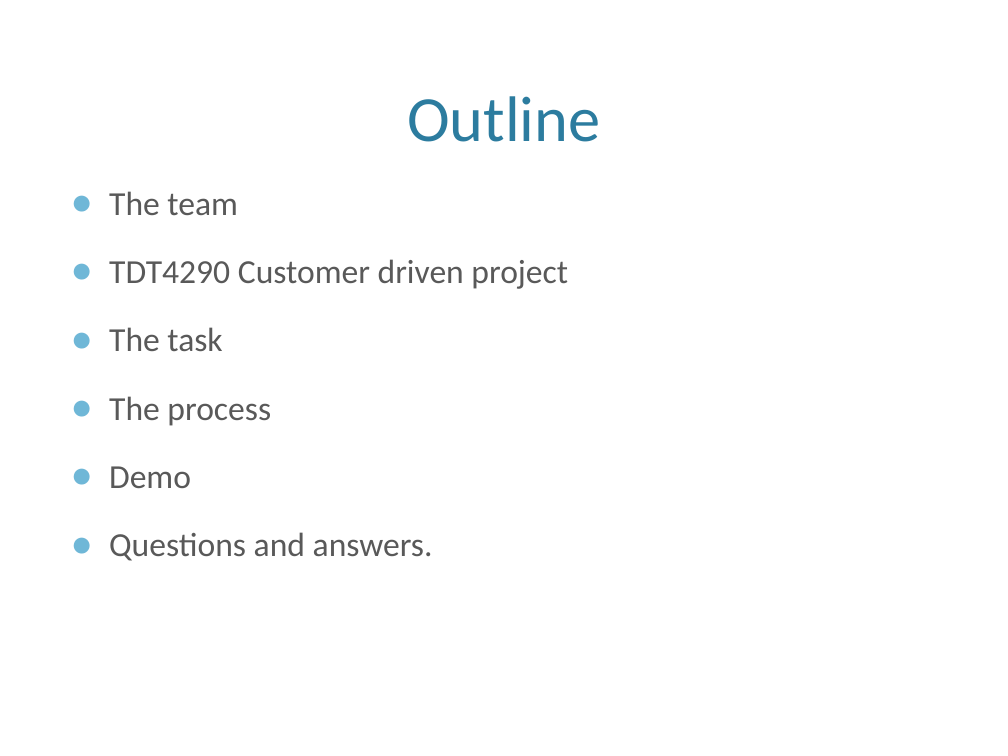
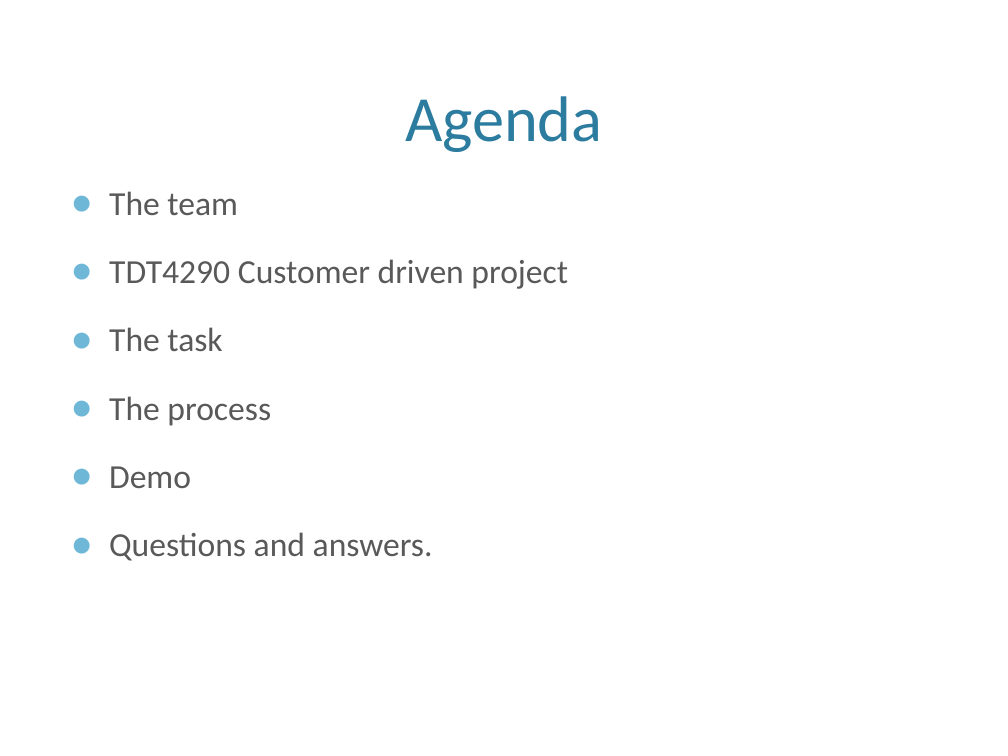
Before and after one commit to eventh/kpro9, a slide deck: slide 2 of presentation/TDT4290_Customer_Presentasjon.pptx. Drawn at 1008x756 pixels with LibreOffice and Linux fonts; fonts in the diff are those of the drawing; background and template pictures are left out. Boxes give left, top, right and bottom in pixels: in the first picture for what was removed or moved away, otherwise in the second. Text is boxed around its words. In the diff, an @@ line names an element or a change of style, - is before the commit and + after.

```diff
--- a/presentation/TDT4290_Customer_Presentasjon.pptx
+++ b/presentation/TDT4290_Customer_Presentasjon.pptx
@@ title at bbox=[405, 96, 602, 152]: text changed @@
-Outline
+Agenda
```
Also in this commit, not shown: 5 other slides changed, 1 slide removed.
